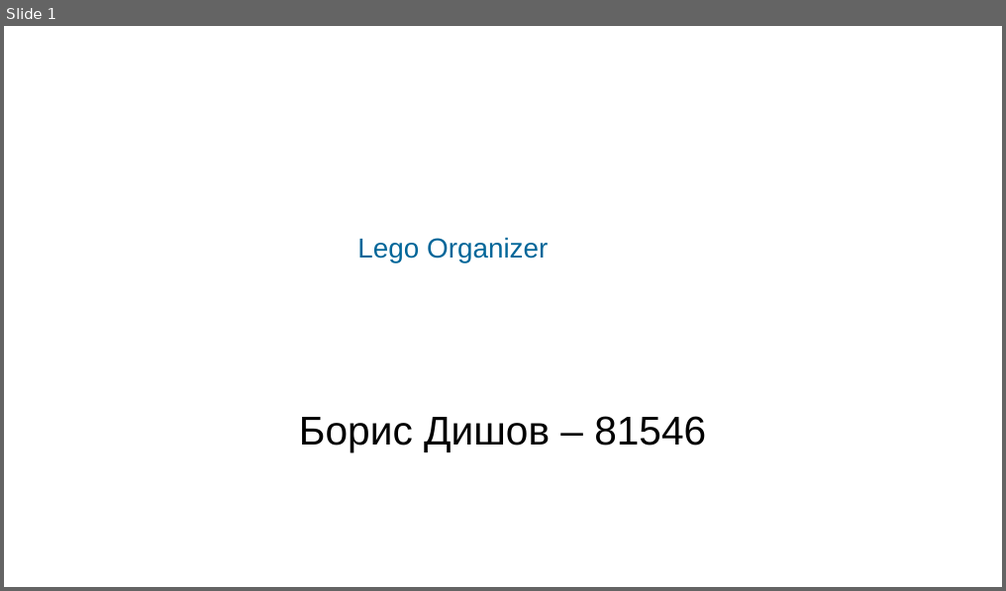
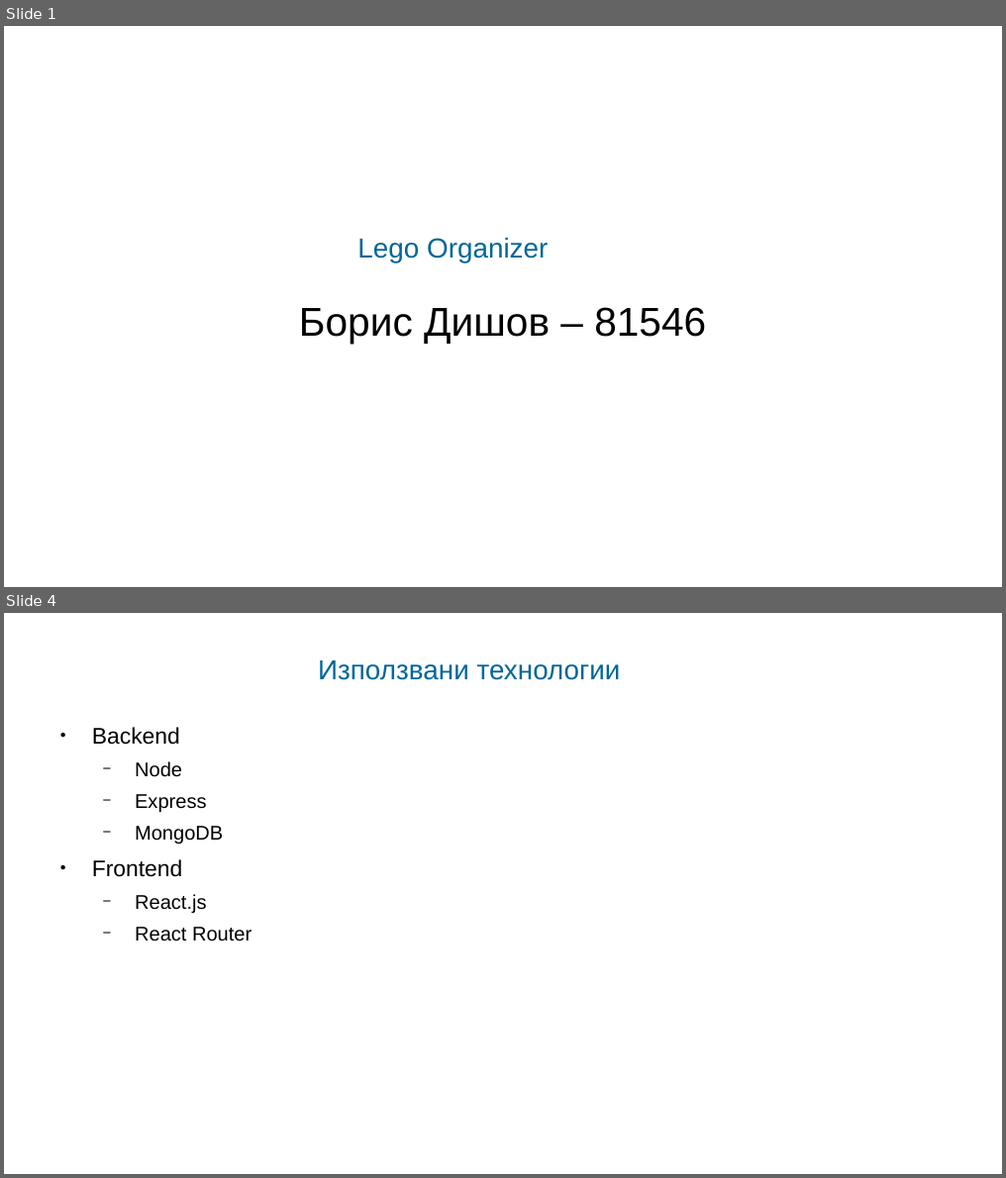
Before and after one commit to BorisDishov/lego-organizer, a slide deck: docs/Presentation.odp. Shown one above the other, each under a label of ours: slide 1 before the commit, slides 1 and 4 after it; the slides between them are not shown. The pictures are 1006x591 and 1006x1178 pixels, drawn with LibreOffice and Linux fonts; fonts in the diff are those of the drawing; background and template pictures are left out. Boxes give left, top, right and bottom in pixels: in the first picture for what was removed or moved away, otherwise in the second. Text is boxed around its words. In the diff, an @@ line names an element or a change of style, - is before the commit and + after.

```diff
--- a/docs/Presentation.odp
+++ b/docs/Presentation.odp
@@ slide 4 added at <box>4,613,1002,1174</box>, background #FFFFFF @@
@@ title added at <box>318,661,621,680</box>, 21.9 pt, text #006699 @@
+Използвани технологии
@@ text added at <box>92,727,252,942</box>, 15.8 pt, text #000000 @@
+● Backend
+  − Node
+  − Express
+  − MongoDB
+● Frontend
+  − React.js
+  − React Router
@@ slide 1 changed as well @@
@@ subtitle "Борис Дишов – 81546": place and size @@
-subtitle "Борис Дишов – 81546" at <box>299,416,706,453</box>
+subtitle "Борис Дишов – 81546" at <box>299,307,706,343</box>
```
Also in this commit, not shown: 3 other slides added, 3 slides removed.
